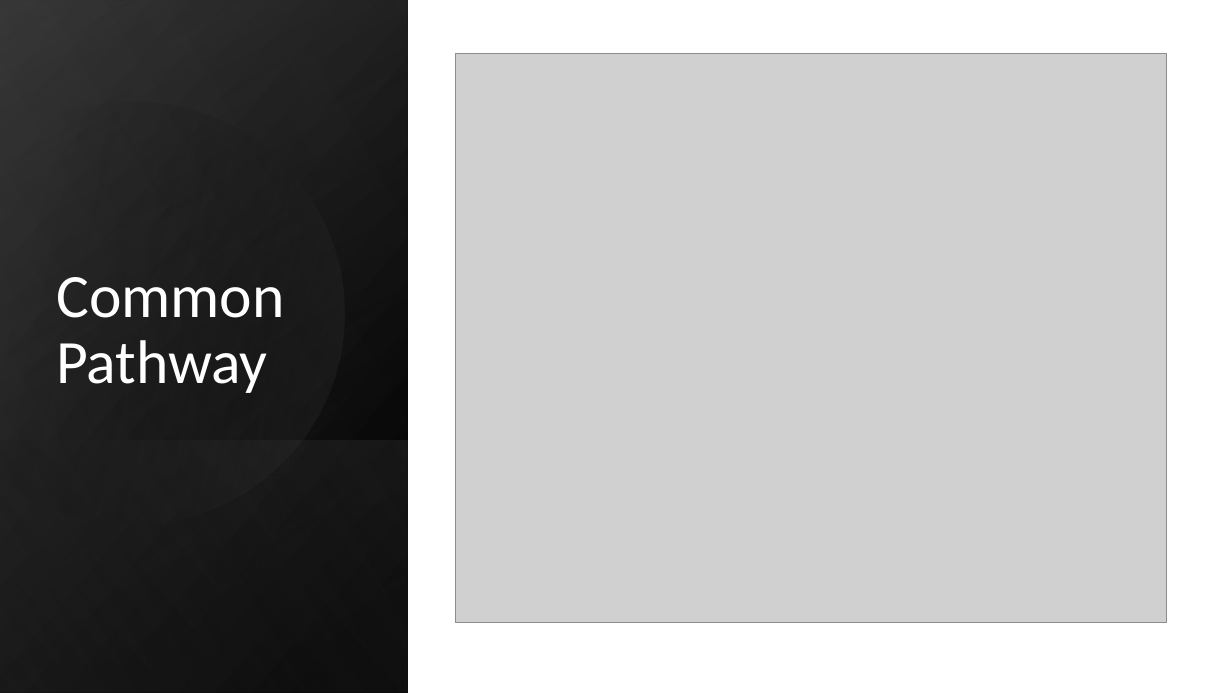
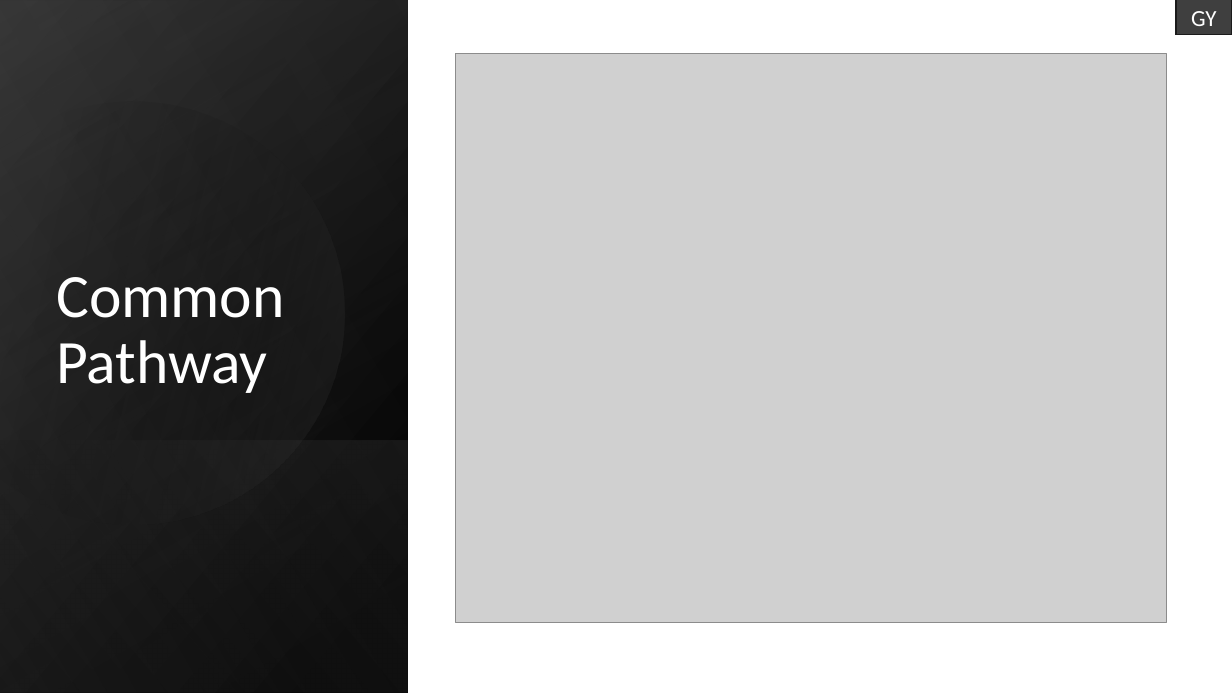
Before and after one commit to RubixStars/RubixTeam, a slide deck: slide 6 of seminar.pptx. Drawn at 1232x693 pixels with LibreOffice and Linux fonts; fonts in the diff are those of the drawing; grey boxes stand for pictures. Boxes give left, top, right and bottom in pixels: in the first picture for what was removed or moved away, otherwise in the second. Text is boxed around its words. In the diff, an @@ line names an element or a change of style, - is before the commit and + after.

```diff
--- a/seminar.pptx
+++ b/seminar.pptx
@@ rectangle added at bbox=[1177, 0, 1232, 35], fill #3F3F3F, outline #1C1C1C 1 pt, 18 pt, text #FFFFFF @@
+GY
```
Also in this commit, not shown: 21 other slides changed, 5 slides added, 2 slides removed.
